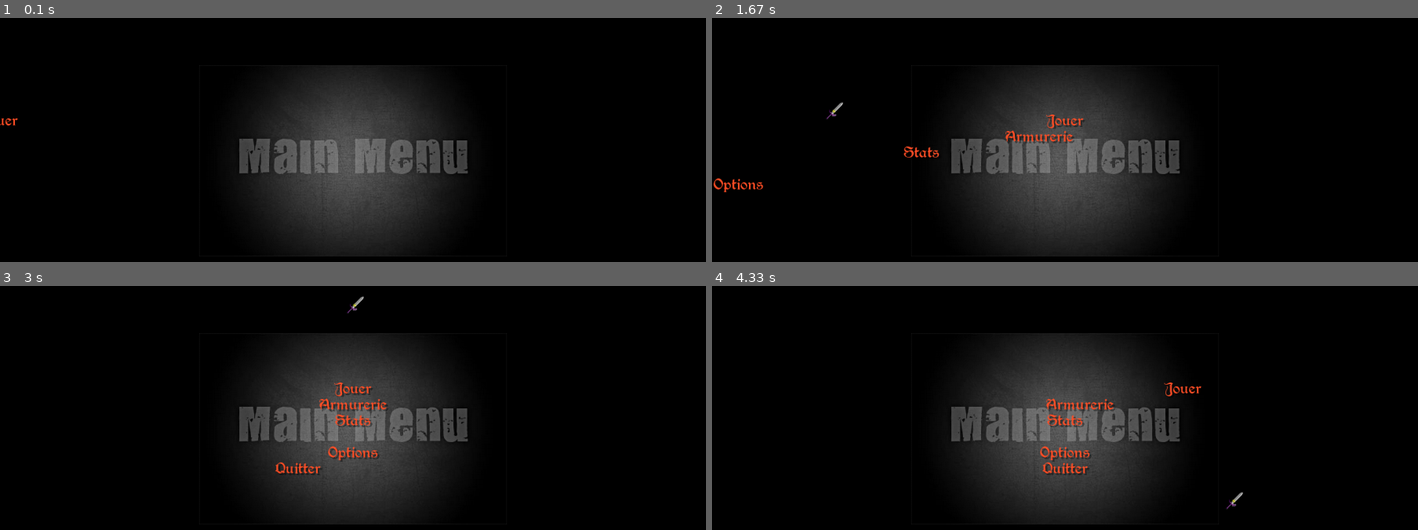
Above: before the commit, frames 1-4 (two rows, left to right).
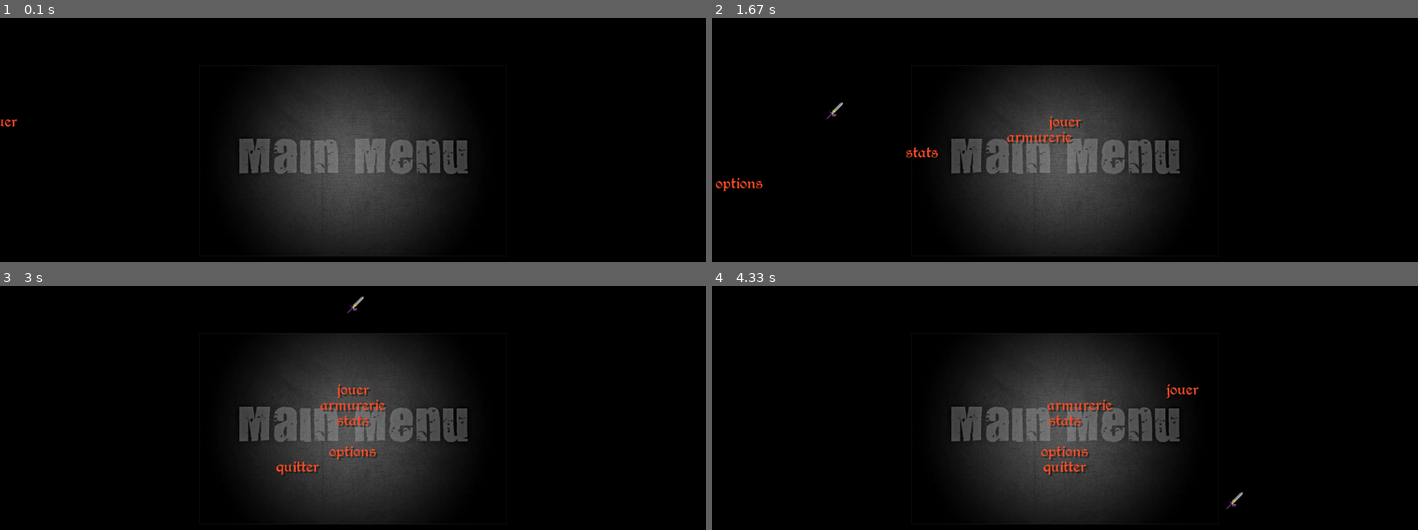
Above: after the commit, the same moments.

Repository: nerokiryu/hugo_boss
Game: pygame game, started from slidemenu/slidemenu.py
Same seed, same stepped clock (60 frames per second), same inputs: the game is played once before the commit and once after it.
Inputs (mouse positions are in pixels of both pictures, inside the frame that each line leads up to):
- Up to frame 1 (0.1 s): no input
- Up to frame 2 (1.67 s): hold Up 0.33-0.8 s; move the mouse to (1036, 179) at 0.37 s; hold Down 0.83-1.13 s; move the mouse to (1290, 149) at 0.87 s; hold Up 1.17-1.53 s; move the mouse to (895, 164) at 1.2 s; hold Down from 1.57 s (still down); move the mouse to (846, 100) at 1.6 s
- Up to frame 3 (3 s): release Down at 1.93 s; hold Up 1.97-2.27 s; move the mouse to (458, 290) at 2 s; hold Down 2.3-2.6 s; move the mouse to (437, 464) at 2.33 s; hold Up from 2.63 s (still down); move the mouse to (367, 295) at 2.67 s
- Up to frame 4 (4.33 s): release Up at 3 s; hold Down 3.03-3.4 s; move the mouse to (810, 417) at 3.07 s; click (1065, 388) at 3.48 s, where only the run after the commit has a clickable "jouer"; hold Up 3.77-4.07 s; move the mouse to (1043, 361) at 3.8 s; hold Down from 4.1 s (still down); move the mouse to (1248, 490) at 4.13 s

The runs differ from the first frame. In frame 1, less than 0.1% of the frame differs, in the area x 0-3%, y 40-45%; in frame 2, 0.8%; in frame 3, 1.1%, in the area x 39-55%, y 39-78%; in frame 4, 1.1%.

Commit message:
modif menu

Diff:
--- a/slidemenu/slidemenu.py
+++ b/slidemenu/slidemenu.py
@@ -322,12 +322,12 @@
     display.flip();print(menu.__doc__)
 
     while True:
-        resp = menu(['Jouer',
-                     'Armurerie',
-                     'Stats',
+        resp = menu(['jouer',
+                     'armurerie',
+                     'stats',
                      '',
-                     'Options',
-                     'Quitter::good bye'],
+                     'options',
+                     'quitter::adieu'],
                      font1      = font.Font(join(here,'Berry Rotunda.ttf'),20),
                      font2      = font.Font(join(here,'Berry Rotunda.ttf'),25),
                      tooltipfont= font.Font(join(here,"Berry Rotunda.ttf"),12),
@@ -337,6 +337,6 @@
                      cursor_img = image.load('mouse.png'),
                      hotspot    = (70,30)) # décalage pointeur souris
 
-        if resp[0] != "re-show": break
+        if resp[0] != "": break
     print(resp)
     quit()
Not shown, changed: slidemenu/GetEvent.pyc
